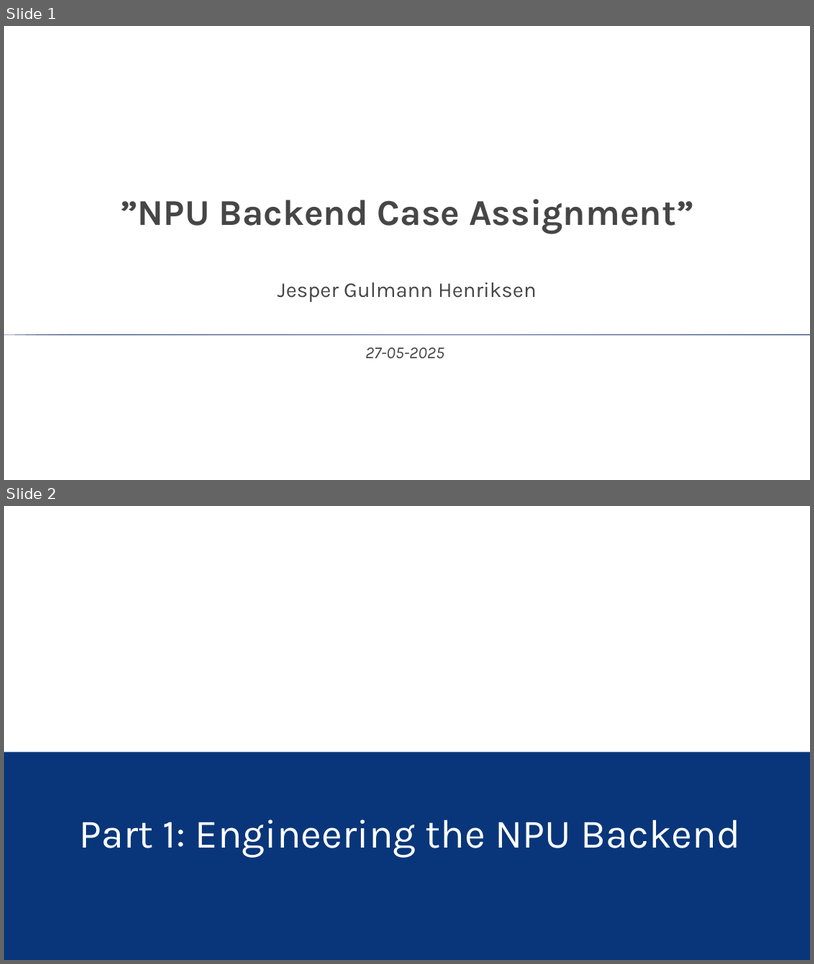
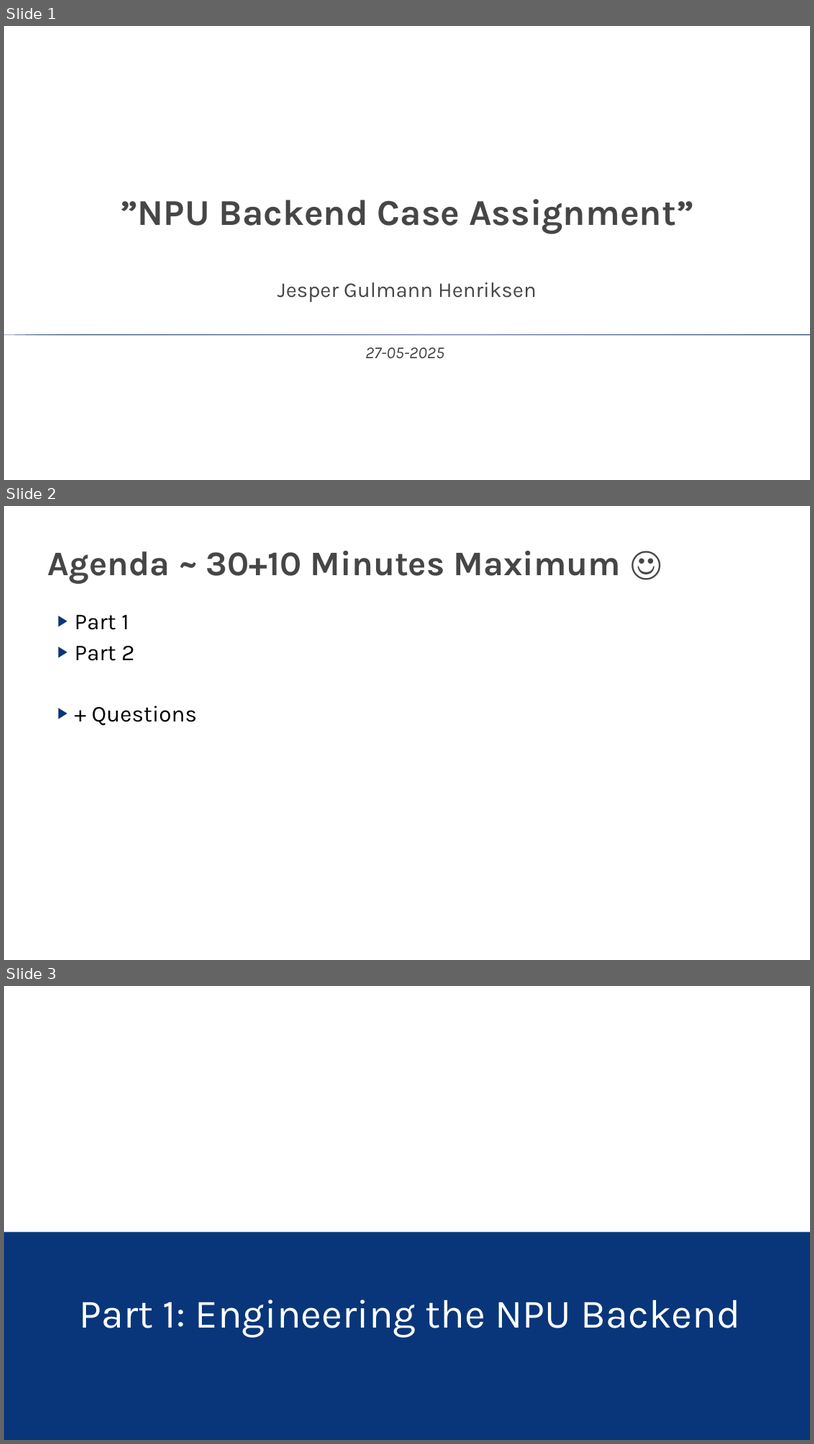
Before and after one commit to wincubate/npu, a slide deck: presentation/Presentation.pptx. Shown one above the other, each under a label of ours: slides 1 and 2 before the commit, slides 1, 2 and 3 after it. The pictures are 814x964 and 814x1444 pixels, drawn with LibreOffice and Linux fonts; fonts in the diff are those of the drawing; background and template pictures are left out. Boxes give left, top, right and bottom in pixels: in the first picture for what was removed or moved away, otherwise in the second. Text is boxed around its words. In the diff, an @@ line names an element or a change of style, - is before the commit and + after.

```diff
--- a/presentation/Presentation.pptx
+++ b/presentation/Presentation.pptx
@@ slide 2 added at <box>4,506,810,960</box>, background #FFFFFF @@
@@ title added at <box>48,551,622,584</box>, 41 pt, text #464646, bold @@
+Agenda ~ 30+10 Minutes Maximum ☺
@@ text added at <box>75,615,197,726</box>, 27 pt, text #000000 @@
+▶ Part 1
+▶ Part 2
+▶ + Questions
@@ what was slide 2 is now slide 3 @@
```
Also in this commit, not shown: 1 slide changed, 4 other slides added, 14 other files.
